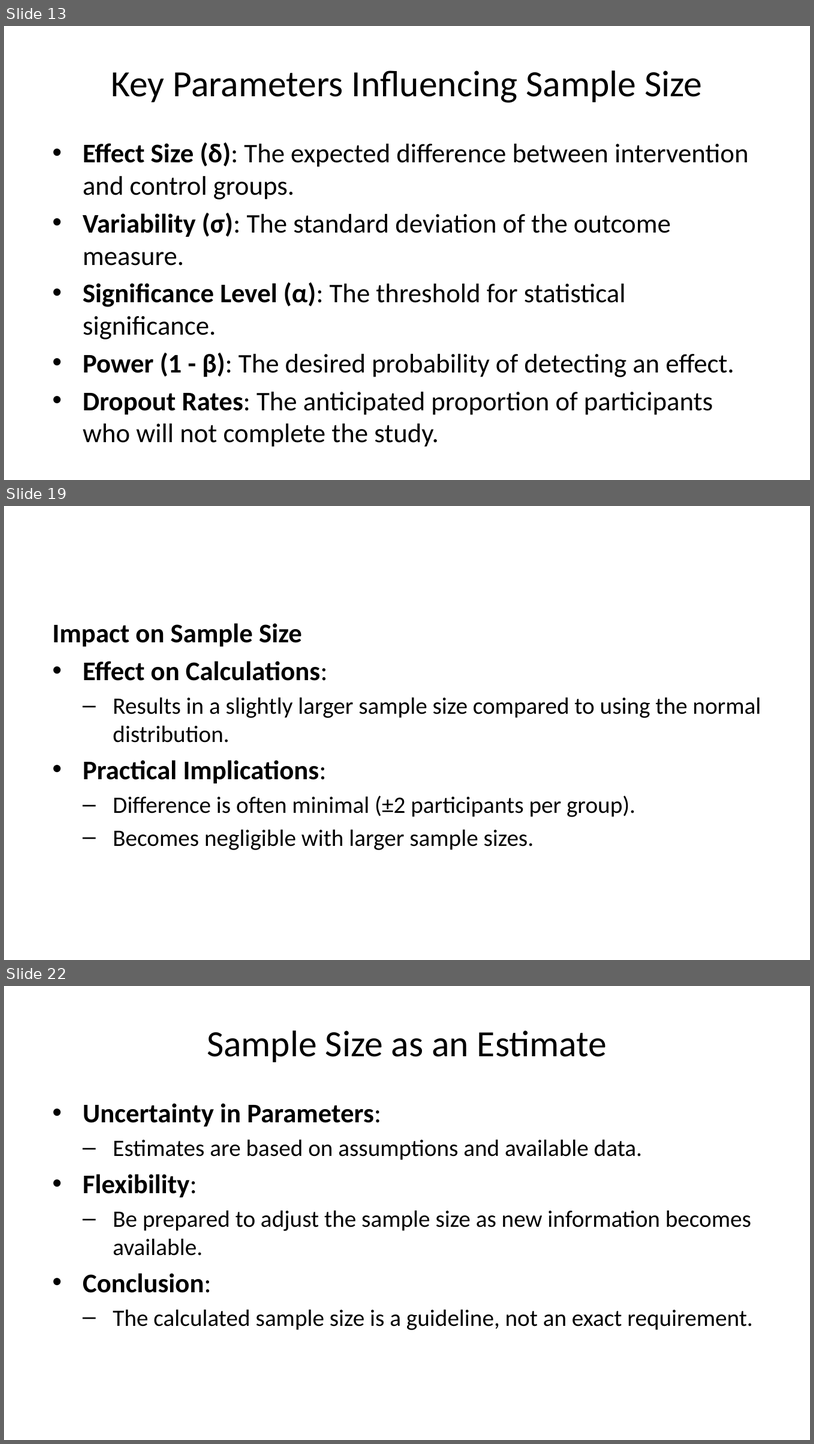
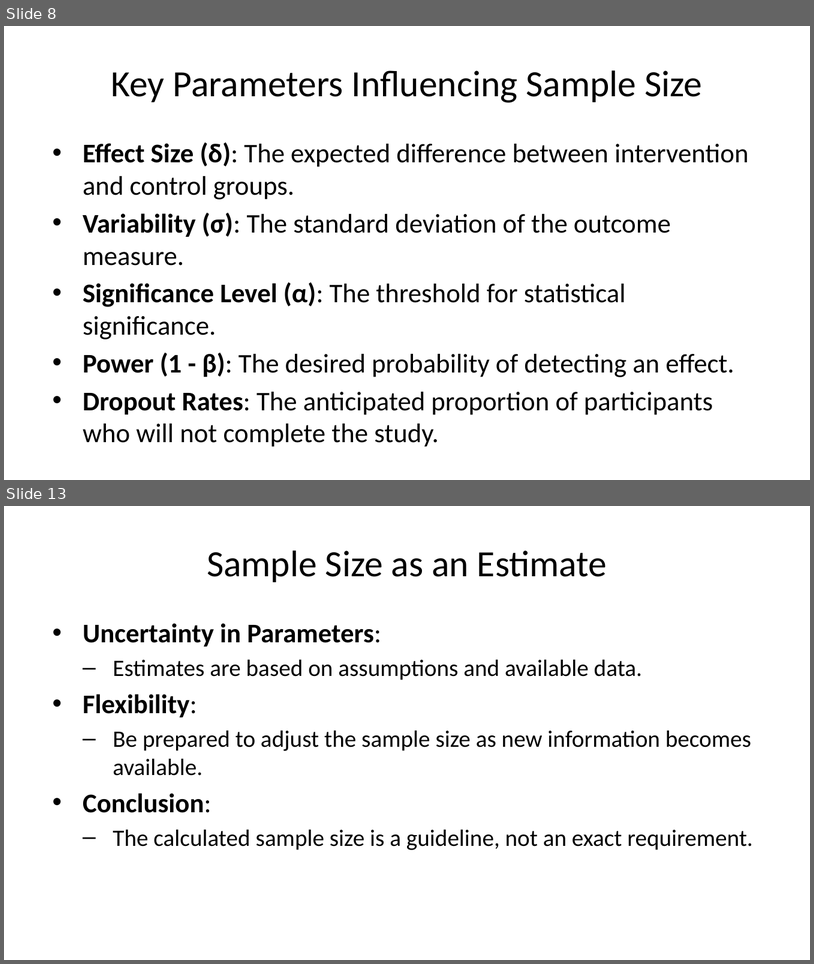
Before and after one commit to MartynK/SampsizeSlides, a slide deck: inst/SampleSizeCalcOverview.pptx. Shown one above the other, each under a label of ours: slides 13, 19 and 22 before the commit, slides 8 and 13 after it; the slides between them are not shown. The pictures are 814x1444 and 814x964 pixels, drawn with LibreOffice and Linux fonts; fonts in the diff are those of the drawing. Boxes give left, top, right and bottom in pixels: in the first picture for what was removed or moved away, otherwise in the second. Text is boxed around its words. In the diff, an @@ line names an element or a change of style, - is before the commit and + after.

```diff
--- a/inst/SampleSizeCalcOverview.pptx
+++ b/inst/SampleSizeCalcOverview.pptx
@@ slide 19 removed at [4,506,810,960], background #FFFFFF @@
@@ text removed at [53,623,761,850] @@
-Impact on Sample Size
-• Effect on Calculations:
-  – Results in a slightly larger sample size compared to using the normal distribution.
-• Practical Implications:
-  – Difference is often minimal (±2 participants per group).
-  – Becomes negligible with larger sample sizes.
@@ what was slide 13 is now slide 8 @@
@@ what was slide 22 is now slide 13 @@
```
Also in this commit, not shown: 14 slides changed, 2 slides added, 16 other slides removed, 6 other files.
